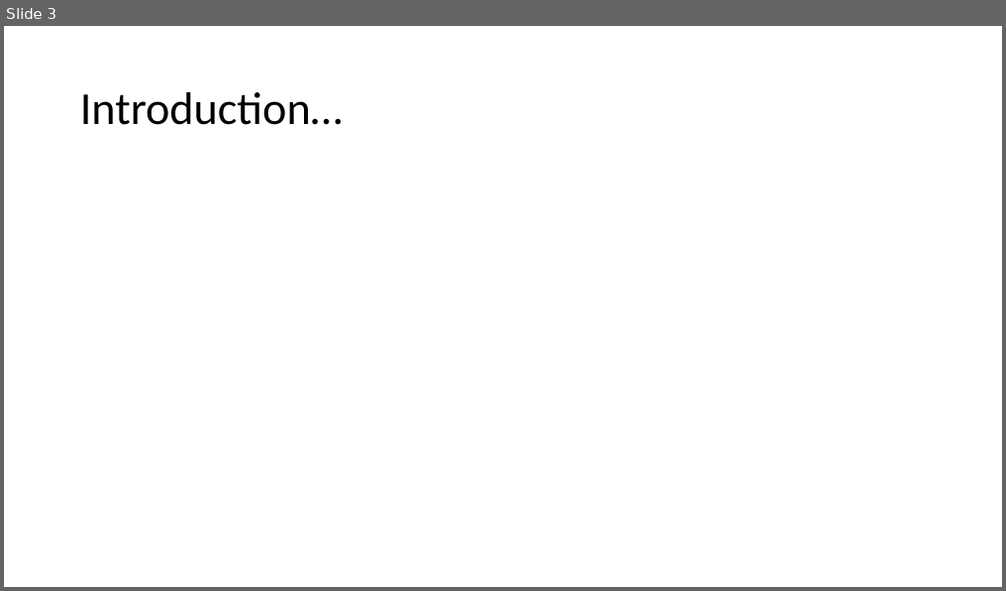
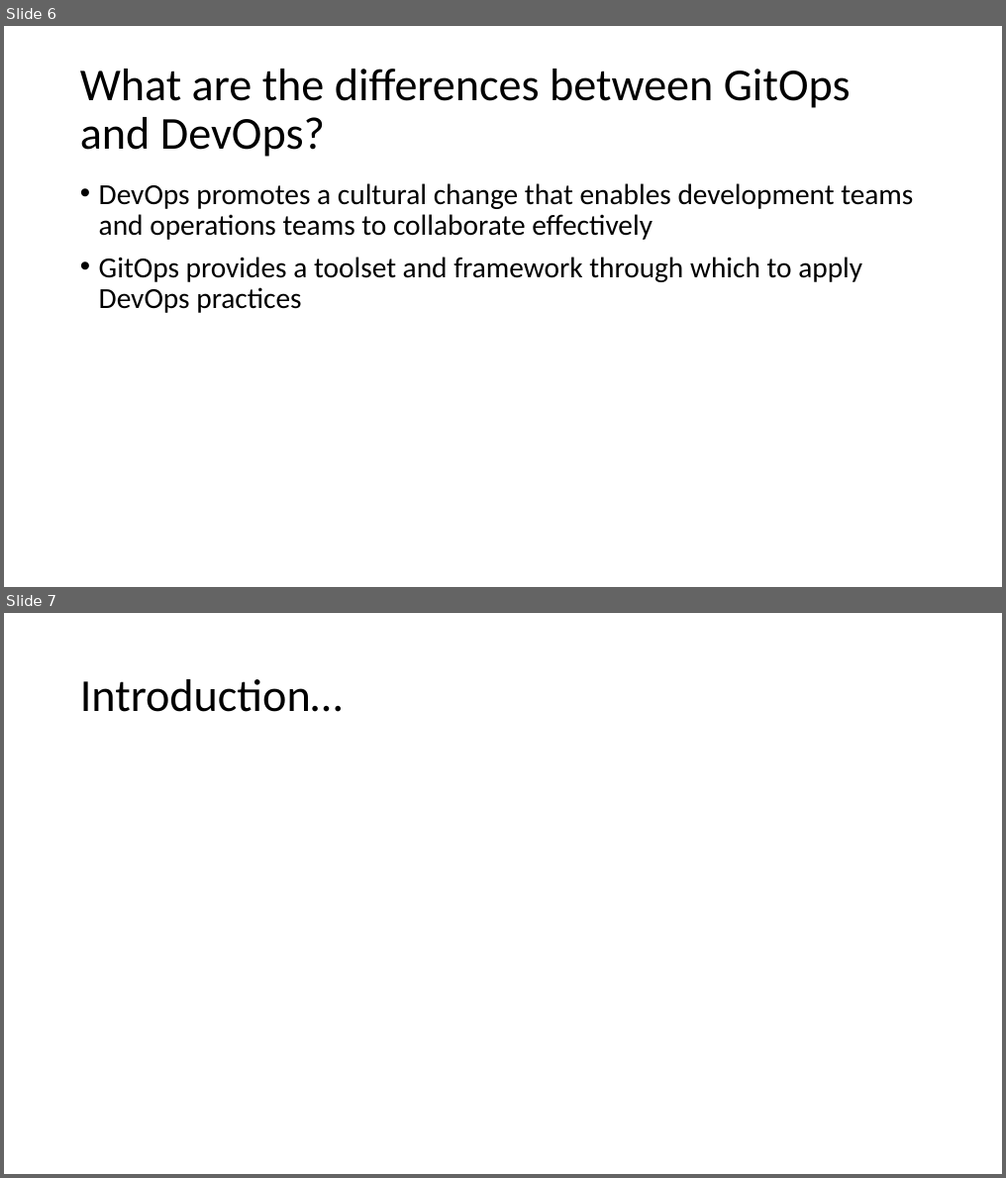
Before and after one commit to kevinmenotyou/devops_project2, a slide deck: powerpoint/devops_project2_presentation.pptx. Shown one above the other, each under a label of ours: slide 3 before the commit, slides 6 and 7 after it. The pictures are 1006x591 and 1006x1178 pixels, drawn with LibreOffice and Linux fonts; fonts in the diff are those of the drawing. Boxes give left, top, right and bottom in pixels: in the first picture for what was removed or moved away, otherwise in the second. Text is boxed around its words. In the diff, an @@ line names an element or a change of style, - is before the commit and + after.

```diff
--- a/powerpoint/devops_project2_presentation.pptx
+++ b/powerpoint/devops_project2_presentation.pptx
@@ slide 6 added at (4, 26, 1002, 587), background #FFFFFF @@
@@ title added at (80, 69, 850, 157), 44 pt, text #000000 @@
+What are the differences between GitOps and DevOps?
@@ text added at (99, 183, 913, 313), 28 pt, text #000000 @@
+• DevOps promotes a cultural change that enables development teams and operations teams to collaborate effectively
+• GitOps provides a toolset and framework through which to apply DevOps practices
@@ what was slide 3 is now slide 7 @@
```
Also in this commit, not shown: 2 slides changed, 3 other slides added, 1 slide removed.
